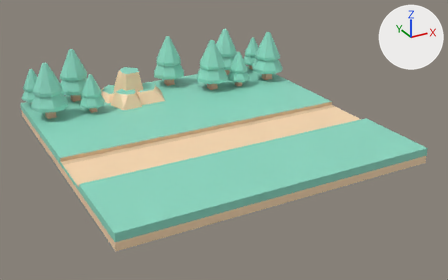
Two versions of the glTF model assets/Level_0.glb, one commit apart.
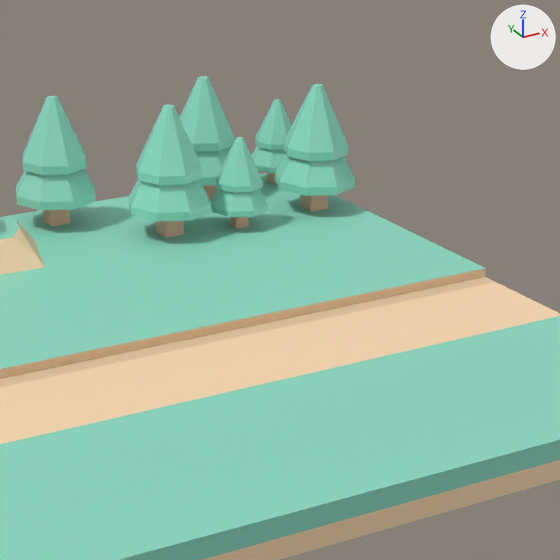
Each version appears first whole from a camera (50 mm lens) standing at (-3.5, -6.85, 3.33) and looking at (0.12, -0.28, 0.05), and next in a close-up on the part from 33% to 80% of the width and 0% to 76% of the height. Every picture has the same lights, and +X, +Y and +Z are marked at upper right. Where no turn or scale is listed for an object, it has been applied to the vertices.

The first close-up shows 'bkg.003', 'grass.002', 'grass.003', 'grass.004', 'grass.005', 'grass.006', 'grass.007', 'grass.008', 'road.002', 'road.003', 'road.004', 'tree.004'.
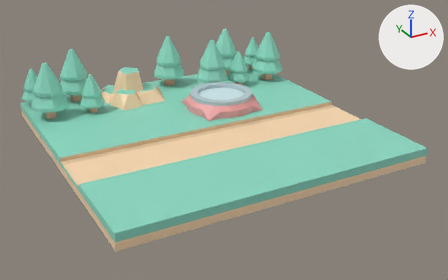
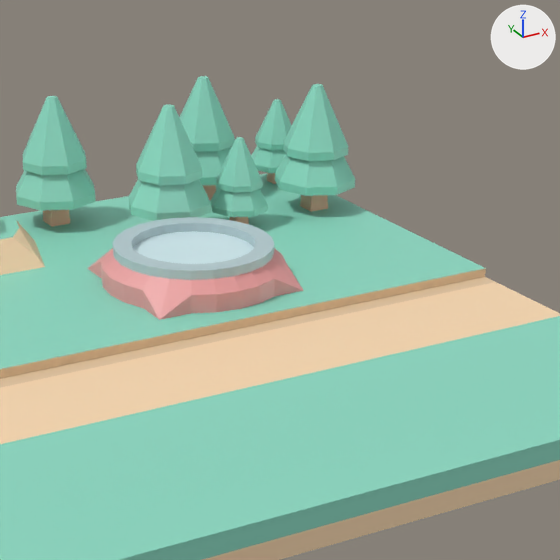
Boxes (x1, y1, x2, y2) around the edits, measured in the close-ups (560 x 560 px):
```json
{"object": "base.001", "change": "added", "after": [87, 217, 304, 320], "faces in mat_red (pink #eca1a1)": [87, 248, 304, 320], "faces in mat_stonedark (light grey #b7cdd1)": [113, 217, 274, 280], "faces in mat_stone (white #d4edf2)": [133, 231, 254, 264]}
{"object": "grass.003", "change": "unchanged, covered by the edit", "before": [72, 238, 320, 326], "after": [72, 263, 320, 326]}
```

Edits to the scene script, one JSON object a line:
```json
{"op": "add", "block": "mat_stonedark", "code": ["mat_stonedark = principled_material('stoneDark')", "mat_stonedark.base_color = (0.474, 0.609, 0.641)  # light grey #b7cdd1"]}
{"op": "add", "block": "mat_red", "code": ["mat_red = principled_material('red')", "mat_red.base_color = (0.839, 0.357, 0.357)  # pink #eca1a1"]}
{"op": "add", "block": "mat_stone", "code": ["mat_stone = principled_material('stone')", "mat_stone.base_color = (0.659, 0.843, 0.886)  # white #d4edf2"]}
{"op": "add", "block": "me_id9_004", "code": ["me_id9_004 = bpy.data.meshes.new('ID9.004')", "me_id9_004.from_pydata(...)  # 144 vertices, 284 faces; spans x -0.5..0.5, y -0.5..0.5, z -0.105..0.105", "# faces by material slot: [118, 22, 144]", "me_id9_004.materials.append(mat_red)  # pink #eca1a1", "me_id9_004.materials.append(mat_stone)  # white #d4edf2", "me_id9_004.materials.append(mat_stonedark)  # light grey #b7cdd1"]}
{"op": "add", "block": "ob_base_001", "code": ["ob_base_001 = bpy.data.objects.new('base.001', me_id9_004)", "ob_base_001.location = (0.5, 0.5, 0.305)"]}
```
